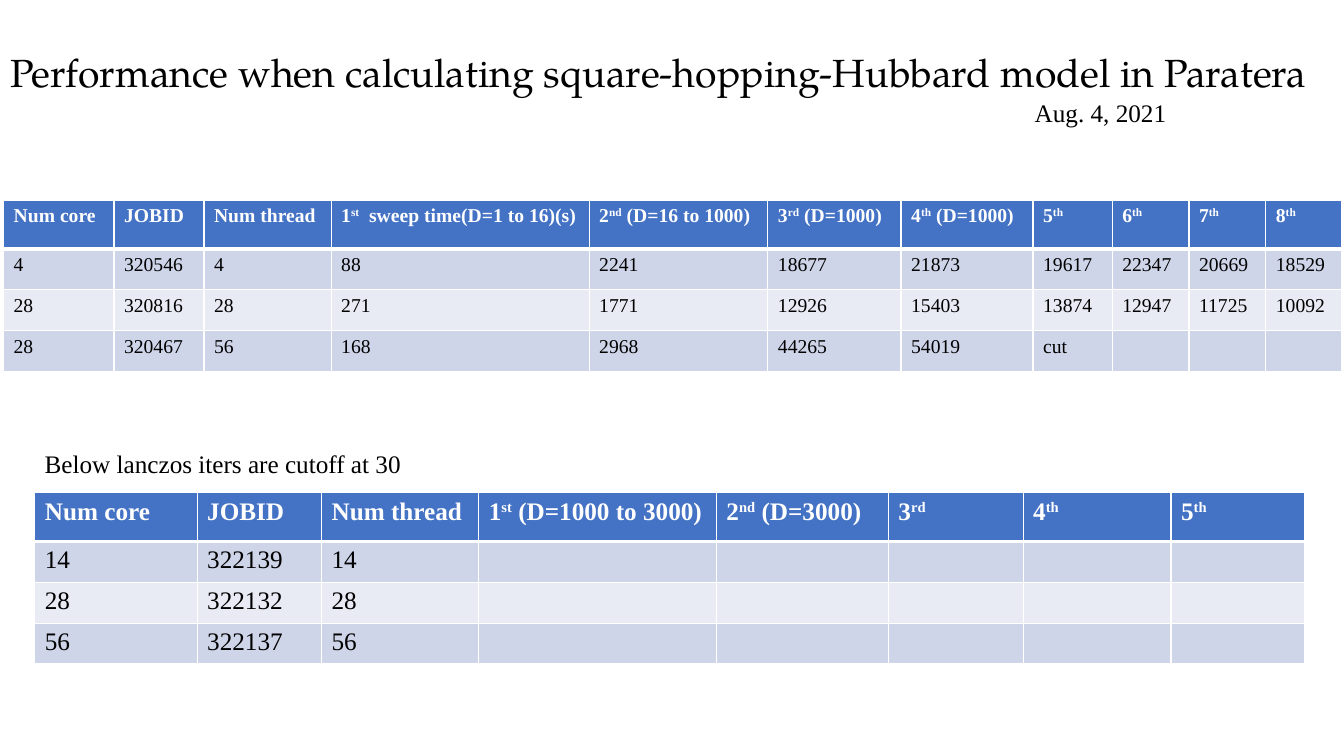
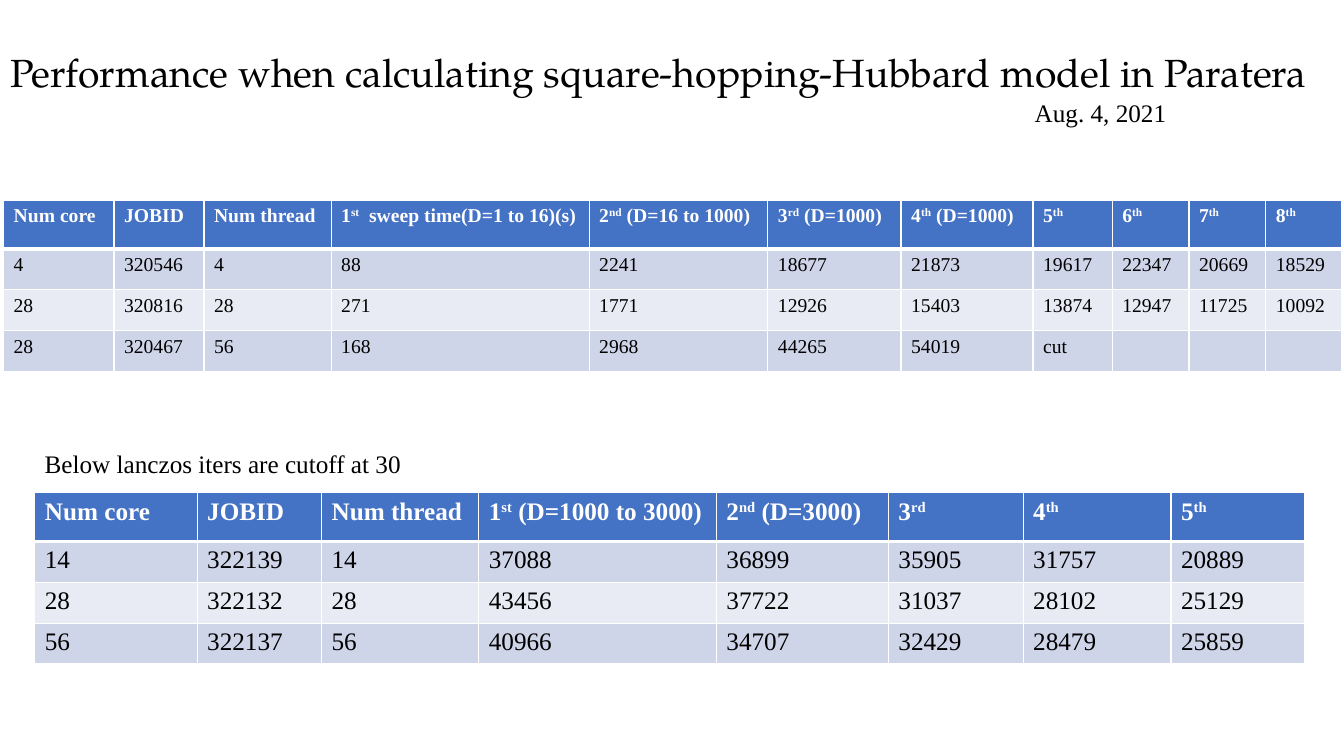
Before and after one commit to QuantumLiquids/SSH-Hubbard, a slide deck: slide 2 of note/Technical-Note.pptx. Drawn at 1344x756 pixels with LibreOffice and Linux fonts; fonts in the diff are those of the drawing; grey boxes stand for pictures. Boxes give left, top, right and bottom in pixels: in the first picture for what was removed or moved away, otherwise in the second. Text is boxed around its words. In the diff, an @@ line names an element or a change of style, - is before the commit and + after.

```diff
--- a/note/Technical-Note.pptx
+++ b/note/Technical-Note.pptx
@@ table at (35,493,1306,664) @@
-row 2: 14 | 322139 | 14 |  |  |  |  | 
+row 2: 14 | 322139 | 14 | 37088 | 36899 | 35905 | 31757 | 20889
-row 3: 28 | 322132 | 28 |  |  |  |  | 
+row 3: 28 | 322132 | 28 | 43456 | 37722 | 31037 | 28102 | 25129
-row 4: 56 | 322137 | 56 |  |  |  |  | 
+row 4: 56 | 322137 | 56 | 40966 | 34707 | 32429 | 28479 | 25859
```
Also in this commit, not shown: 7 other files.
